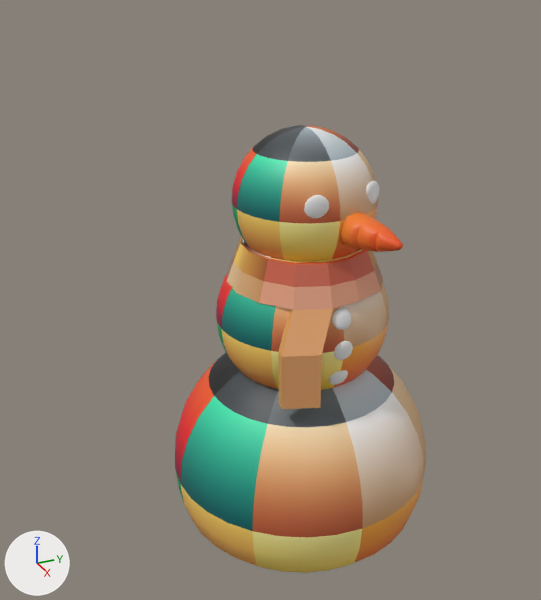
Renders of the Blender file model-creation/kitchen-models_snowman.blend from each side of a commit.
Before and after are seen from a 50 mm lens placed at (4.08, -2.07, 3.31), pointed at (-0.11, -0.19, 1.21). Lighting does not change. The marker at lower left points along +X, +Y and +Z.
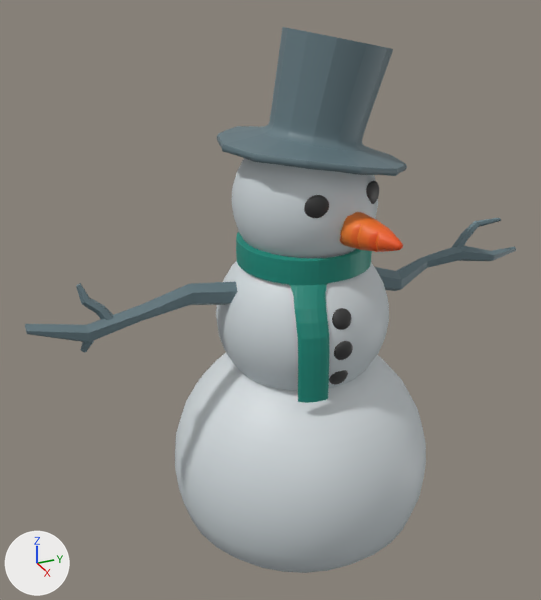
Pixel boxes [x1, y1, x2, y2] of what changed, in the pictures (541 x 600 px):
'Cylinder.001', added (cyan): after [217, 27, 407, 176]
'Sphere.002', deleted: before [231, 125, 378, 261]
'Cube', reshaped (13% narrower): before [227, 236, 383, 409]; after [236, 231, 372, 403]
'Sphere.001', deleted (brown): before [216, 250, 389, 390]
'Cylinder.002', added (cyan): after [25, 218, 516, 352]
'Sphere.003', deleted: before [304, 195, 329, 218]
'Sphere.005', deleted: before [332, 308, 351, 330]
'Sphere.006', deleted: before [334, 341, 353, 360]
'Sphere.004', deleted: before [366, 181, 379, 204]
part 1 of me_sphere, added: after [216, 261, 389, 391]
part 2 of me_sphere, added: after [231, 158, 378, 259]
part 3 of me_sphere, surface changed: [175, 353, 426, 573] in both
part 4 of me_sphere_007, added (black): after [304, 195, 329, 218]
part 5 of me_sphere_007, added: after [366, 181, 379, 204]
part 6 of me_sphere_007, added: after [332, 308, 351, 330]
part 7 of me_sphere_007, added: after [334, 341, 353, 360]
part 8 of me_sphere_007, recoloured (grey to black): [329, 370, 348, 385] in both

Patch to the scene script:
```diff
--- a/model-creation/kitchen-models_snowman.blend.py
+++ b/model-creation/kitchen-models_snowman.blend.py
@@ me_sphere @@
 # used by ob_sphere; location = (0.0, 0.0, 0.0); scale = (0.904, 0.918, 0.908)
-me_sphere.from_pydata(...)  # 482 vertices, 512 faces; spans x -1.0..1.0, y -1.0..1.0, z -0.69..1.0
-me_sphere.materials.append(mat_restaurant_001)  # picture img_restaurantbits_texture_png_001
+me_sphere.from_pydata(...)  # 1446 vertices, 1536 faces; spans x -1.0..1.0, y -1.0..1.0, z -0.69..2.62
+# me_sphere part 1: a new loose piece, a UV sphere (32 segments, 16 rings, poles along z) spanning x -0.63..0.63, y -0.64..0.64, z 0.63..1.85, in mat_restaurant (picture img_restaurantbits_texture_png_001)
+# me_sphere part 2: a new loose piece, a UV sphere (32 segments, 16 rings, poles along z) spanning x -0.51..0.51, y -0.5..0.5, z 1.6..2.62, in mat_restaurant (picture img_restaurantbits_texture_png_001)
+# me_sphere part 3: 511 kept faces spanning x -1.0..1.0, y -1.0..1.0, z -0.69..1.0 get new texture (UV) coordinates
+me_sphere.materials.append(mat_restaurant)  # picture img_restaurantbits_texture_png_001
@@ me_sphere_007 @@
 # used by ob_sphere_007; location = (0.517, 0.0, 0.912); rotation_euler = (-0.0252, 0.192, -0.000433), in degrees (-1.4, 11, -0); scale = (0.0227, 0.066, 0.066)
-me_sphere_007.from_pydata(...)  # 482 vertices, 512 faces; spans x -1.0..1.0, y -1.0..1.0, z -1.0..1.0
+me_sphere_007.from_pydata(...)  # 2410 vertices, 2560 faces; spans x -18.51..1.26, y -3.5..4.78, z -1.0..17.21
+# me_sphere_007 part 4: the loose piece of 482 vertices spanning x -1.0..1.0, y -1.0..1.0, z -1.0..1.0 is copied, and the copy is multiplied about its middle by the matrix ((1.077, 0.788, -0.628), (-0.096, 1.096, -0.028), (0.069, 0.08, 1.11)), then moved by (-13.43, -2.41, 15.88), in mat_restaurant (picture img_restaurantbits_texture_png_001); it spans x -14.9..-11.96, y -3.5..-1.31, z 14.77..17.0
+# me_sphere_007 part 5: the loose piece of 482 vertices spanning x -1.0..1.0, y -1.0..1.0, z -1.0..1.0 is copied, and the copy is multiplied about its middle by the matrix ((-0.996, -1.432, -0.628), (-0.17, 1.017, -0.028), (-0.071, -0.07, 1.11)), then moved by (-16.66, 3.75, 16.1), in mat_restaurant (picture img_restaurantbits_texture_png_001); it spans x -18.51..-14.81, y 2.72..4.78, z 14.99..17.21
+# me_sphere_007 part 6: the loose piece of 482 vertices spanning x -1.0..1.0, y -1.0..1.0, z -1.0..1.0 is copied, and the copy is multiplied about its middle by the matrix ((0.859, 0.037, -1.493), (-0.004, 1.0, 0.003), (0.176, 0.004, 0.859)), then moved by (-2.95, -0.16, 6.03), in mat_restaurant (picture img_restaurantbits_texture_png_001); it spans x -4.67..-1.23, y -1.16..0.84, z 5.16..6.91
+# me_sphere_007 part 7: the loose piece of 482 vertices spanning x -1.0..1.0, y -1.0..1.0, z -1.0..1.0 is copied, and the copy is multiplied about its middle by the matrix ((0.987, 0.012, -0.464), (-0.001, 1.0, 0.0), (0.055, 0.0, 0.987)), then moved by (0.17, -0.08, 3.16), in mat_restaurant (picture img_restaurantbits_texture_png_001); it spans x -0.92..1.26, y -1.08..0.92, z 2.18..4.15
+# me_sphere_007 part 8: 512 faces spanning x -1.0..1.0, y -1.0..1.0, z -1.0..1.0 switch from no material to mat_restaurant (picture img_restaurantbits_texture_png_001)
@@ me_cube_001 @@
 # used by ob_cube; location = (0.0, -0.051, 1.596); scale = (0.166, 1.0, 0.128)
-me_cube_001.from_pydata(...)  # 68 vertices, 69 faces; spans x -3.11..3.85, y -0.46..0.57, z -6.26..0.47
-me_cube_001.materials.append(mat_restaurant_001)  # picture img_restaurantbits_texture_png_001
+me_cube_001.from_pydata(...)  # 608 vertices, 608 faces; spans x -2.59..3.49, y -0.39..0.49, z -6.25..0.68
+# me_cube_001 part 9: 68 vertices removed from x -3.11..3.85, y -0.46..0.57, z -6.26..0.47; 608 vertices added at x -2.59..3.49, y -0.39..0.49, z -6.25..0.68
+me_cube_001.materials.append(mat_restaurant)  # picture img_restaurantbits_texture_png_001
@@ ob_sphere_001 @@
-ob_sphere_001 = bpy.data.objects.new('Sphere.001', me_sphere_001)
@@ ob_sphere_002 @@
-ob_sphere_002 = bpy.data.objects.new('Sphere.002', me_sphere_002)
@@ ob_sphere_003 @@
-ob_sphere_003 = bpy.data.objects.new('Sphere.003', me_sphere_003)
@@ ob_sphere_004 @@
-ob_sphere_004 = bpy.data.objects.new('Sphere.004', me_sphere_004)
@@ ob_sphere_005 @@
-ob_sphere_005 = bpy.data.objects.new('Sphere.005', me_sphere_005)
@@ ob_sphere_006 @@
-ob_sphere_006 = bpy.data.objects.new('Sphere.006', me_sphere_006)
@@ ob_cylinder_001 @@
+ob_cylinder_001 = bpy.data.objects.new('Cylinder.001', me_cylinder_001)  # 266 vertices, 264 faces; spans x -1.96..1.96, y -1.77..2.13, z -1.81..0.92; in mat_restaurant (picture img_restaurantbits_texture_png_001)
+ob_cylinder_001.location = (-0.027, 0.011, 2.657)
+ob_cylinder_001.rotation_euler = (-0.026, 0.0, 0.0)  # degrees (-1.5, 0, 0)
+ob_cylinder_001.scale = (0.304, 0.304, 0.304)
@@ ob_cylinder_002 @@
+ob_cylinder_002 = bpy.data.objects.new('Cylinder.002', me_cylinder_002)  # 126 vertices, 106 faces; spans x -1.49..1.09, y -2.55..2.94, z -7.34..2.82; in mat_restaurant (picture img_restaurantbits_texture_png_001)
+ob_cylinder_002.location = (0.014, -0.787, 1.36)
+ob_cylinder_002.rotation_euler = (1.571, 0.0, 0.0)  # degrees (90, 0, 0)
+ob_cylinder_002.scale = (0.0803, 0.0803, 0.349)
```
